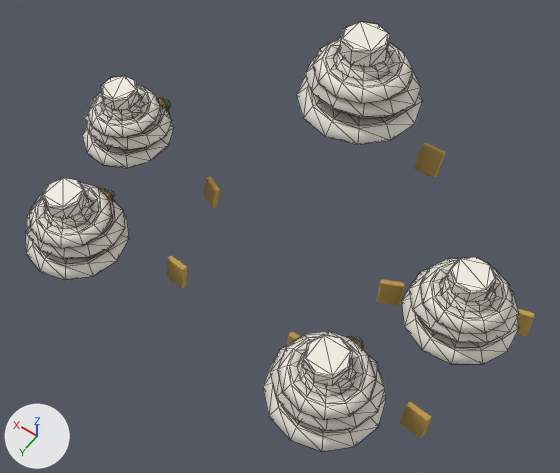
Before and after pictures for a commit that changed the glTF model art-src/blender/export/crew/lather-linen-lod1.glb.
The view is the same before and after, from a 50 mm camera at (-1.24, 2.45, 3.97) aimed at (-0.06, 0.8, 1.37). Lighting does not change. The marker at lower left points along +X, +Y and +Z. The picture after the commit comes second. Mesh edges are drawn as thin lines on the coarser meshes. Where no turn or scale is listed for an object, it has been applied to the vertices.

The first picture shows 'att0_hat', 'att1_arm_r_trim', 'att1_hat', 'att2_hat', 'att3_arm_l_trim', 'att3_hat', 'cap_arm_r_trim', 'cap_hat' and 4 more.
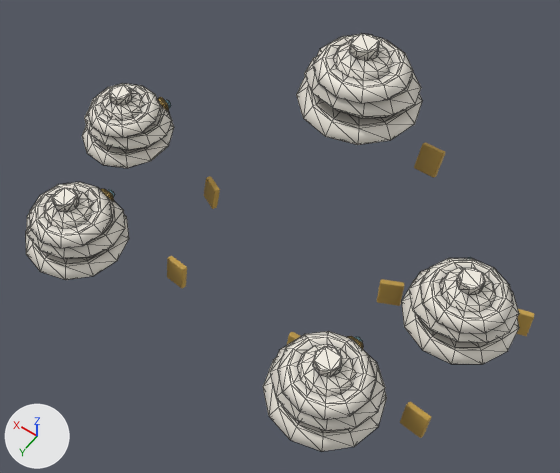
Where the change shows, as pixel boxes (x1, y1, x2, y2) in the pictures (560 x 473 px; the box of a moved part takes in the faces that stretch with it):
'cap_hat', reshaped (10% shorter): before (296, 22, 422, 145); after (296, 34, 422, 145)
'att0_hat', reshaped: before (25, 178, 129, 280); after (25, 182, 129, 280)
'att2_hat', reshaped (8% shorter): before (82, 76, 174, 168); after (82, 83, 174, 168)
part 1 of me_att0_hat, moved or reshaped: before (42, 76, 496, 386); after (52, 85, 486, 377)
part 2 of me_att0_hat, edited (looks the same): (30, 85, 514, 420) in both
part 3 of me_att0_hat, recoloured: (40, 88, 503, 403) in both
part 4 of me_att0_hat, recoloured: (41, 93, 503, 402) in both
part 5 of me_cap_hat, moved or reshaped: before (340, 22, 390, 67); after (349, 34, 380, 61)
part 6 of me_cap_hat, edited (looks the same): (313, 37, 413, 103) in both
part 7 of me_cap_hat, recoloured (lighter): (336, 40, 400, 86) in both
part 8 of me_cap_hat, recoloured: (336, 46, 401, 86) in both

The change in detail:
me_att0_hat is used by ob_att0_hat; location (0.62, 1.3, 1.51).
me_att0_hat had 435 vertices, 826 faces and spanned x -0.228..0.228, y -0.224..0.224, z -0.155..0.169.
me_att0_hat now has 435 vertices, 826 faces and spans x -0.228..0.228, y -0.224..0.224, z -0.155..0.144.
me_att0_hat part 1: the loose piece of 24 vertices spanning x -0.084..0.084, y -0.076..0.092, z 0.108..0.169 is scaled about its middle by 0.6, then moved by (0.0, 0.0, -0.013).
me_att0_hat part 2: 70 faces centred in x -0.155..0.155, y -0.137..0.155, z 0.036..0.167 are repainted in the vertex colours; the middle colour goes from white #efeae0 to white #f2ede2.
me_att0_hat part 3: 49 faces centred in x -0.109..0.109, y -0.091..0.111, z 0.063..0.144 are repainted in the vertex colours; the middle colour goes from white #eae6db to white #efeae0.
me_att0_hat part 4: 44 faces centred in x -0.096..0.096, y -0.081..0.099, z 0.064..0.126 are repainted in the vertex colours; the middle colour goes from white #e8e3d9 to light grey #e2ddd3.
me_cap_hat is used by ob_cap_hat; location (0.0, 0.1, 1.742).
me_cap_hat had 435 vertices, 826 faces and spanned x -0.285..0.285, y -0.28..0.28, z -0.194..0.212.
me_cap_hat now has 435 vertices, 826 faces and spans x -0.285..0.285, y -0.28..0.28, z -0.194..0.18.
me_cap_hat part 5: the loose piece of 24 vertices spanning x -0.105..0.105, y -0.095..0.115, z 0.135..0.212 is scaled about its middle by 0.6, then moved by (0.0, 0.0, -0.017).
me_cap_hat part 6: 69 faces centred in x -0.194..0.194, y -0.171..0.193, z 0.046..0.209 are repainted in the vertex colours; the middle colour goes from white #efeae0 to white #f2ede2.
me_cap_hat part 7: 50 faces centred in x -0.136..0.136, y -0.113..0.139, z 0.079..0.18 are repainted in the vertex colours; the middle colour goes from white #eae6db to white #efeae0.
me_cap_hat part 8: 44 faces centred in x -0.12..0.12, y -0.102..0.124, z 0.08..0.158 are repainted in the vertex colours; the middle colour goes from white #e8e3d9 to light grey #e2ddd3.
